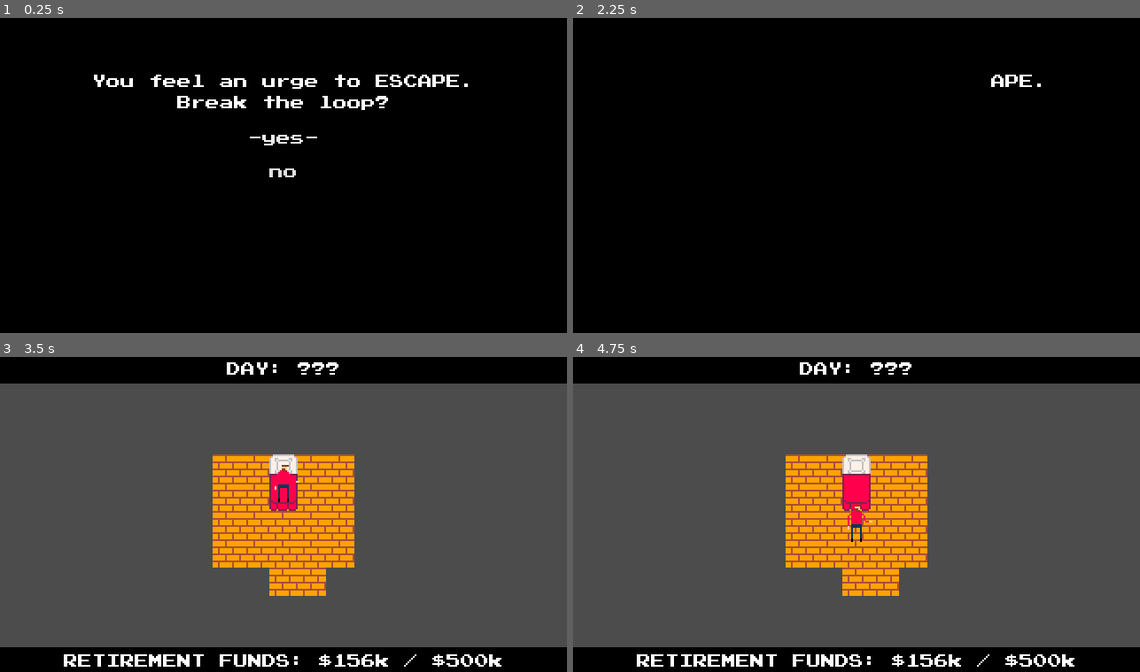
Above: before the commit, frames 1-4 (two rows, left to right).
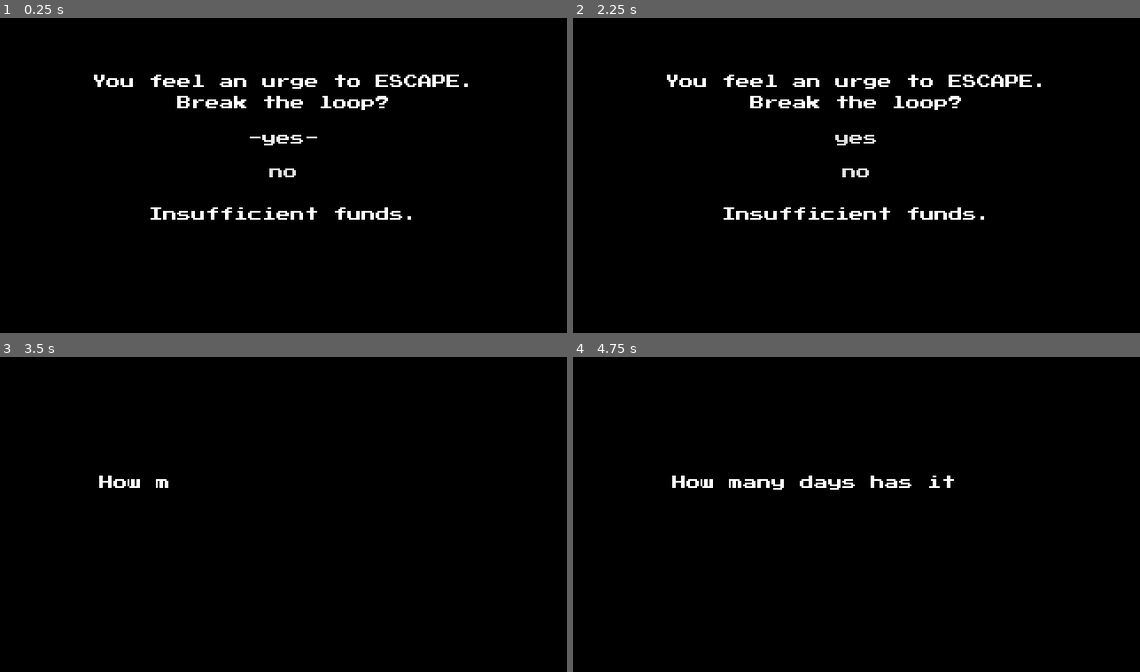
Above: after the commit, the same moments.

Repository: qhoang85/LD47
Game: Godot game, scene res://scenes/breakloop.tscn
The game is run twice, just before and just after one commit, with the same random seed, the same clock (stepped at 60 frames per second) and the same inputs. This scene is started directly instead of the project's main scene.
Inputs (mouse positions are in pixels of both pictures, inside the frame that each line leads up to):
- Up to frame 1 (0.25 s): no input
- Up to frame 2 (2.25 s): click "-yes-" at 0.5 s; click "yes" at 1.25 s; click "no" at 2 s
- Up to frame 3 (3.5 s): move the mouse to (408, 498) at 2.77 s; hold D (player_right) from 2.78 s (still down); hold Space (player_use) from 2.78 s (still down); click (408, 498) at 2.92 s
- Up to frame 4 (4.75 s): move the mouse to (743, 530) at 3.52 s; release D (player_right) at 3.53 s; release Space (player_use) at 3.53 s; hold S (player_down) 3.53-4.28 s; tap Space (player_use) at 3.6 s; move the mouse to (913, 445) at 4.27 s; hold D (player_right) from 4.28 s (still down); hold Space (player_use) from 4.28 s (still down)

The runs differ from the first frame. In frame 1, 0.6% of the frame differs, in the area x 26-73%, y 60-65%; in frame 2, 2.0%; in frame 3, 85%, in the area x 0-100%, y 1-99%; in frame 4, 85%.

Commit message:
0.95

Diff:
--- a/scenes/breakloop.tscn
+++ b/scenes/breakloop.tscn
@@ -50,9 +50,9 @@
 }
 
 [node name="VBoxContainer" type="VBoxContainer" parent="CenterContainer"]
-margin_left = 64.0
+margin_left = 52.0
 margin_top = 32.0
-margin_right = 280.0
+margin_right = 268.0
 margin_bottom = 95.0
 
 [node name="Label" type="Label" parent="CenterContainer/VBoxContainer"]
@@ -105,7 +105,6 @@
 }
 
 [node name="Message" type="CenterContainer" parent="."]
-visible = false
 anchor_right = 1.0
 anchor_bottom = 1.0
 margin_top = 80.0
--- a/scripts/breakloop.gd
+++ b/scripts/breakloop.gd
@@ -18,7 +18,7 @@
 		scene_transition.right_in()
 		yield(scene_transition.animation_player, "animation_finished")
 		scene_transition.right_out()
-		get_tree().change_scene("res://scenes/bedroom.tscn")
+		get_tree().change_scene("res://scenes/intro.tscn")
 
 
 func _on_Yes_pressed():
